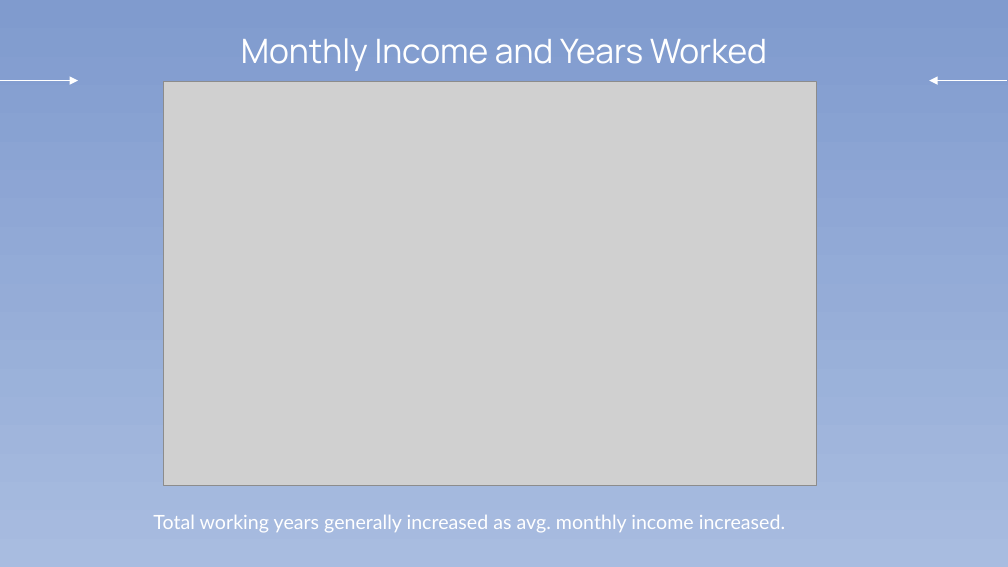
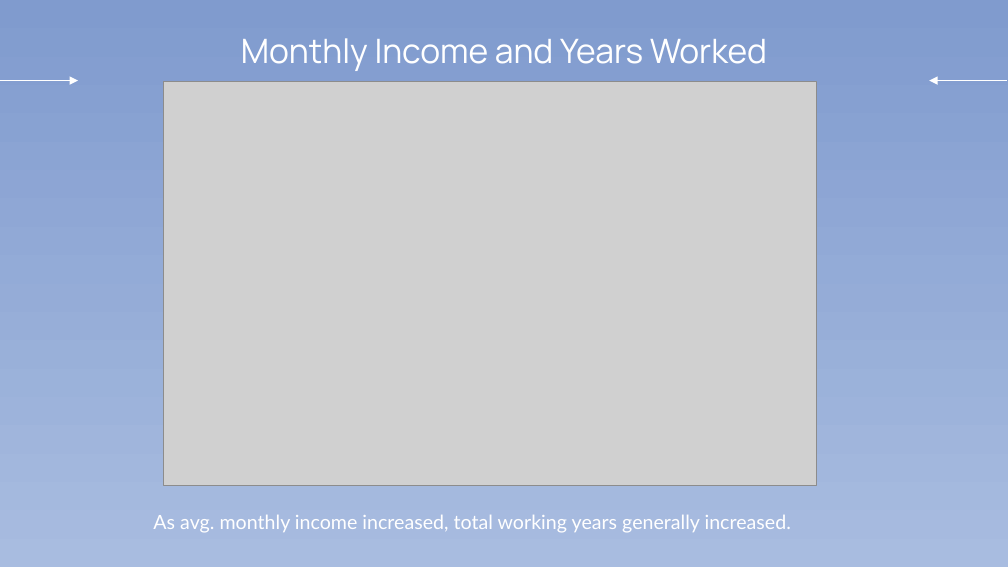
Before and after one commit to chrismle/Employee_Attrition, a slide deck: slide 10 of reports/Employee_Attrition_Presentation.pptx. Drawn at 1008x567 pixels with LibreOffice and Linux fonts; fonts in the diff are those of the drawing; grey boxes stand for pictures. Boxes give left, top, right and bottom in pixels: in the first picture for what was removed or moved away, otherwise in the second. Text is boxed around its words. In the diff, an @@ line names an element or a change of style, - is before the commit and + after.

```diff
--- a/reports/Employee_Attrition_Presentation.pptx
+++ b/reports/Employee_Attrition_Presentation.pptx
@@ subtitle at (x1=153, y1=515, x2=791, y2=533): text changed @@
-Total working years generally increased as avg. monthly income increased.
+As avg. monthly income increased, total working years generally increased.
```
Also in this commit, not shown: 1 other slide changed, 1 other file.
